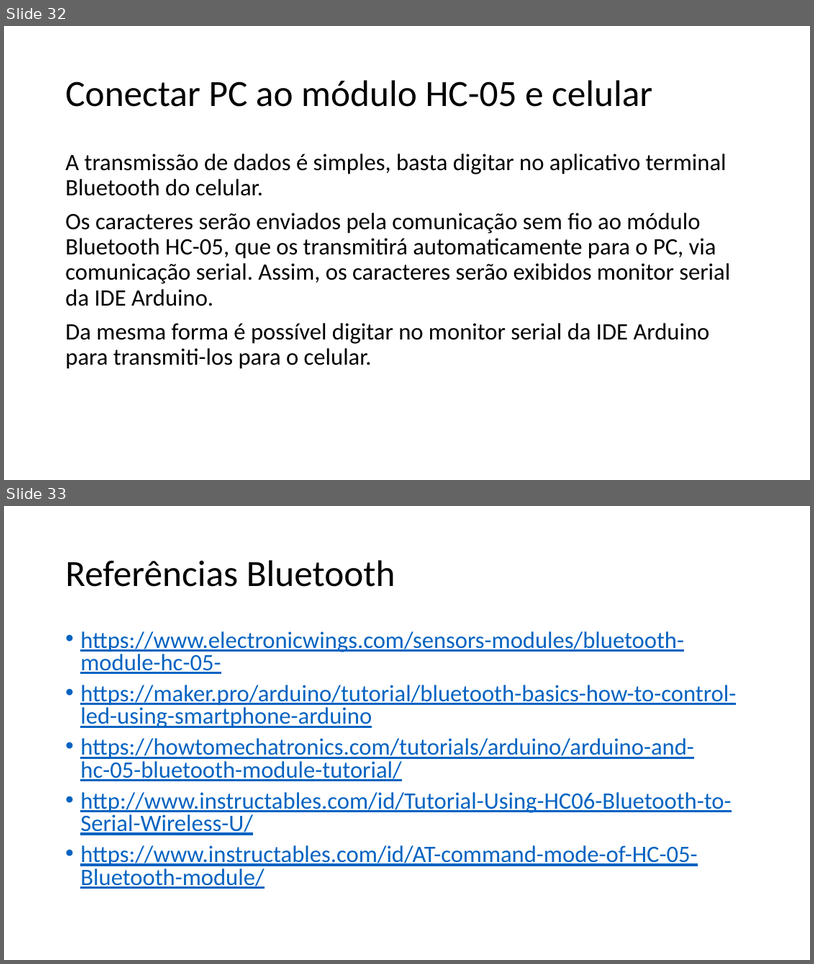
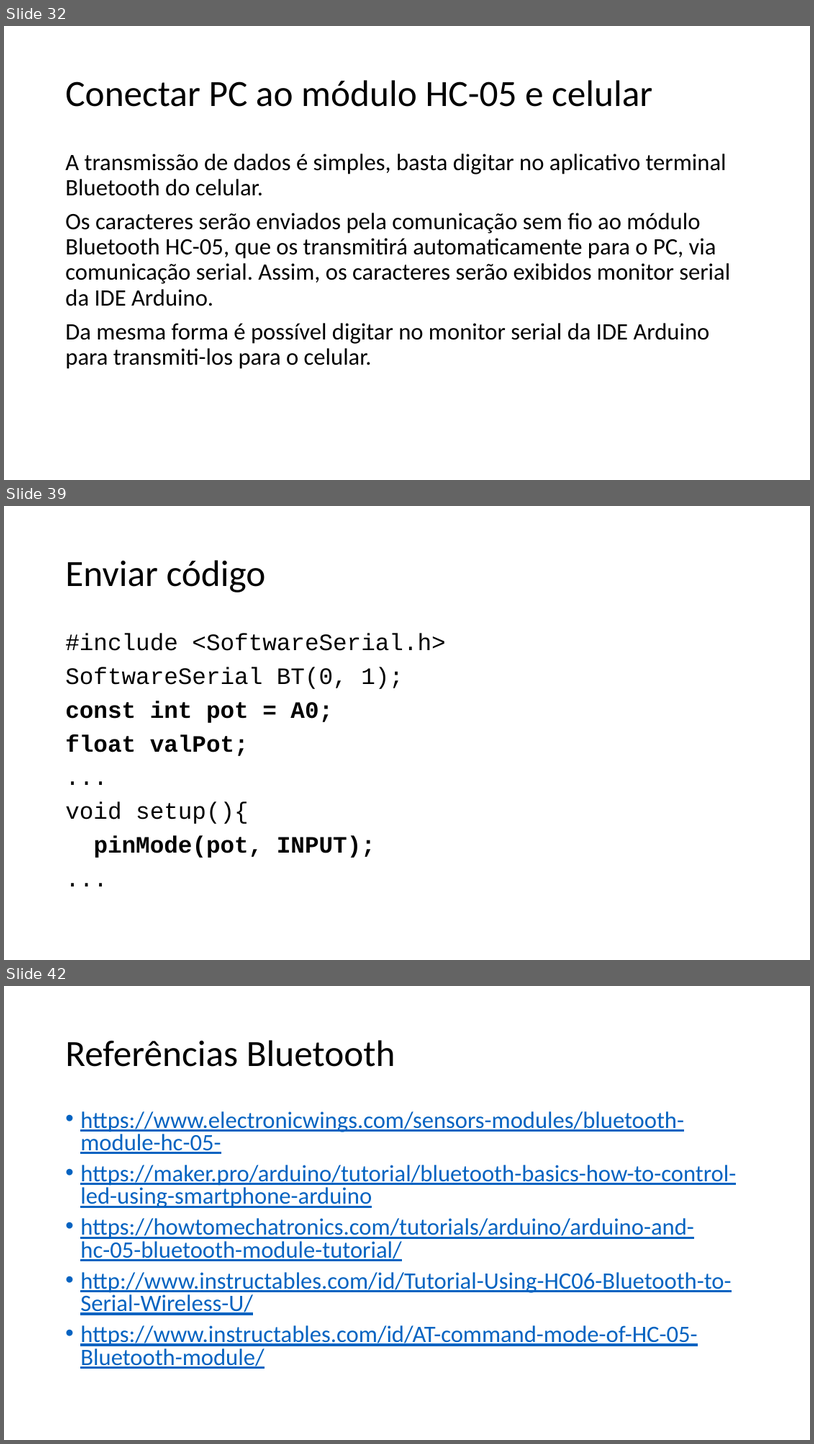
Before and after one commit to salmo-jr/public-slides, a slide deck: arduino-bluetooth.pptx. Shown one above the other, each under a label of ours: slides 32 and 33 before the commit, slides 32, 39 and 42 after it; the slides between them are not shown. The pictures are 814x964 and 814x1444 pixels, drawn with LibreOffice and Linux fonts; fonts in the diff are those of the drawing. Boxes give left, top, right and bottom in pixels: in the first picture for what was removed or moved away, otherwise in the second. Text is boxed around its words. In the diff, an @@ line names an element or a change of style, - is before the commit and + after.

```diff
--- a/arduino-bluetooth.pptx
+++ b/arduino-bluetooth.pptx
@@ slide 39 added at box(4, 506, 810, 960), background #FFFFFF @@
@@ title added at box(65, 560, 266, 592), 44 pt, text #000000 @@
+Enviar código
@@ text added at box(65, 633, 445, 857), 28 pt, text #000000 @@
+#include <SoftwareSerial.h>
+SoftwareSerial BT(0, 1);
+const int pot = A0;
+float valPot;
+...
+void setup(){
+pinMode(pot, INPUT);
+...
@@ what was slide 33 is now slide 42 @@
```
Also in this commit, not shown: 1 slide changed, 8 other slides added, 1 other file.
